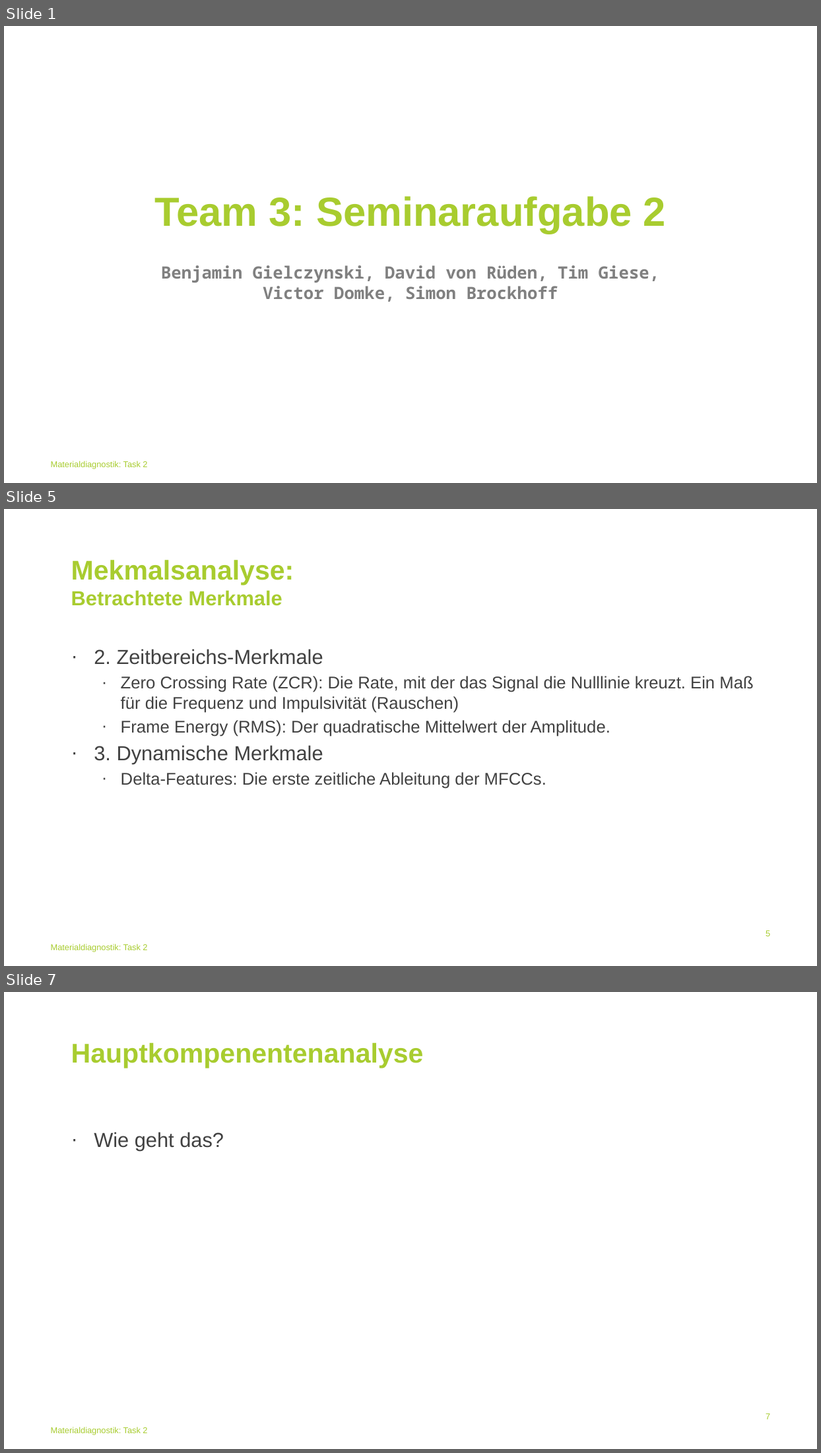
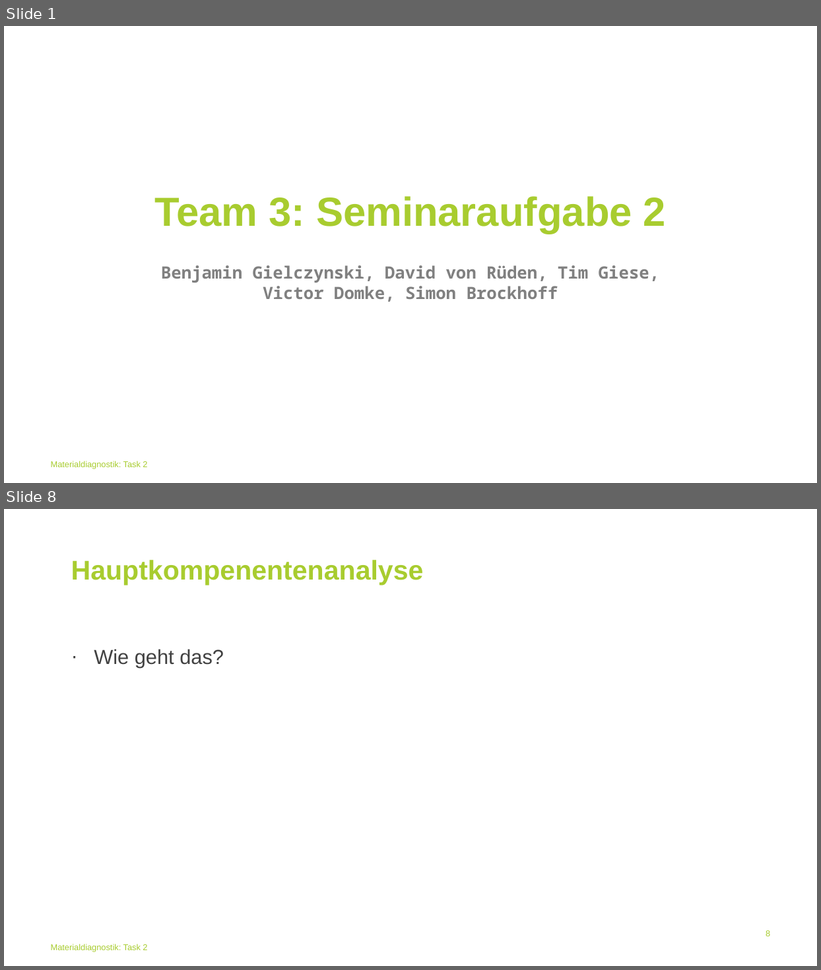
Before and after one commit to BGielczynski/AI_diagnostics, a slide deck: Task_2/Task2Powerpoint.pptx. Shown one above the other, each under a label of ours: slides 1, 5 and 7 before the commit, slides 1 and 8 after it; the slides between them are not shown. The pictures are 821x1453 and 821x970 pixels, drawn with LibreOffice and Linux fonts; fonts in the diff are those of the drawing; background and template pictures are left out. Boxes give left, top, right and bottom in pixels: in the first picture for what was removed or moved away, otherwise in the second. Text is boxed around its words. In the diff, an @@ line names an element or a change of style, - is before the commit and + after.

```diff
--- a/Task_2/Task2Powerpoint.pptx
+++ b/Task_2/Task2Powerpoint.pptx
@@ slide 5 removed at (4, 509, 817, 966), background #FFFFFF; not listed: 1 template element that a slide beside it also shows @@
@@ title removed at (71, 560, 294, 606) @@
-Mekmalsanalyse:
-Betrachtete Merkmale
@@ text removed at (94, 649, 753, 789) @@
-· 2. Zeitbereichs-Merkmale
-  · Zero Crossing Rate (ZCR): Die Rate, mit der das Signal die Nulllinie kreuzt. Ein Maß für die Frequenz und Impulsivität (Rauschen)
-  · Frame Energy (RMS): Der quadratische Mittelwert der Amplitude.
-· 3. Dynamische Merkmale
-  · Delta-Features: Die erste zeitliche Ableitung der MFCCs.
@@ page number removed at (766, 931, 770, 937) @@
-5
@@ what was slide 7 is now slide 8 @@
@@ page number at (766, 931, 770, 937): text changed @@
-7
+8
```
Also in this commit, not shown: 3 slides changed, 3 slides added, 1 other slide removed, 1 other file.
